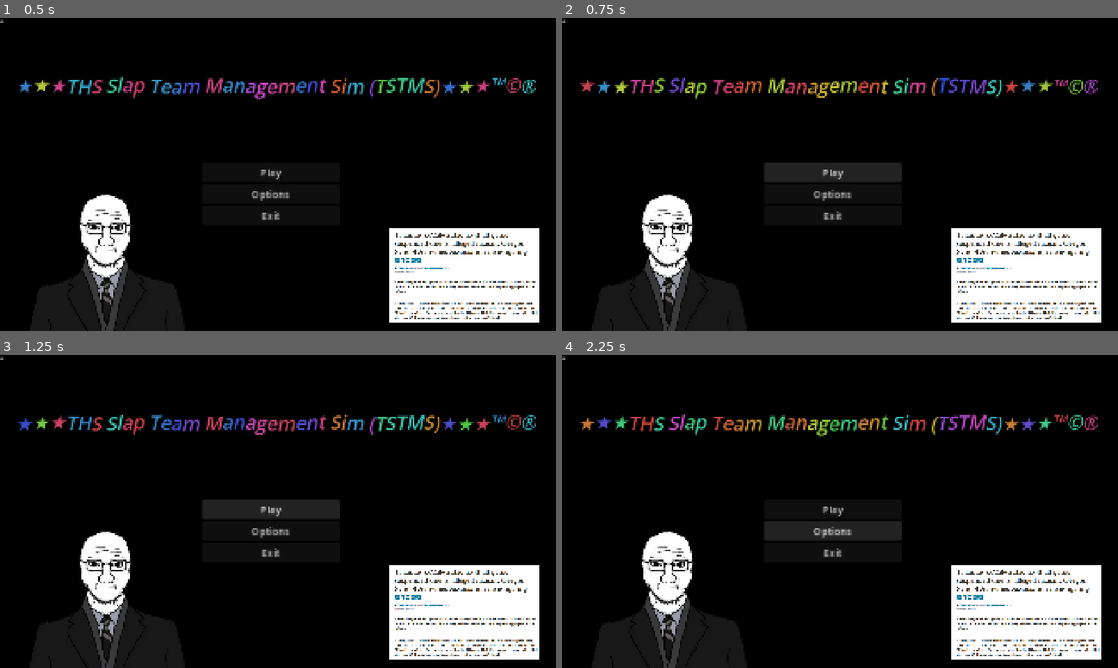
Above: before the commit, frames 1-4 (two rows, left to right).
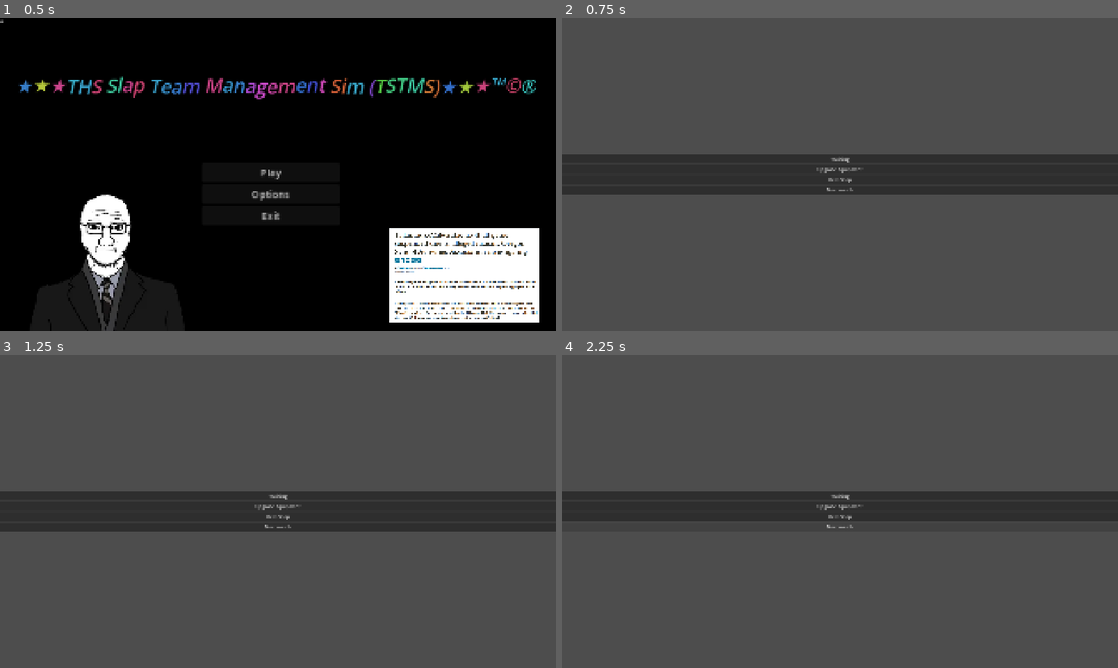
Above: after the commit, the same moments.

Repository: csia-rn/fbla-godot-game
Game: Godot game, scene res://Scenes/main_menu.tscn
Same seed, same stepped clock (60 frames per second), same inputs: the game is played once before the commit and once after it.
Inputs (mouse positions are in pixels of both pictures, inside the frame that each line leads up to):
- Up to frame 1 (0.5 s): no input
- Up to frame 2 (0.75 s): click "Play" at 0.5 s
- Up to frame 3 (1.25 s): no input
- Up to frame 4 (2.25 s): click (834, 508) at 1.25 s, where only the run before the commit has a clickable "Play"; click (840, 527) at 2 s, where only the run after the commit has a clickable "Next match"

Frame 1 is identical in both runs. In frame 2, 98% of the frame differs, in the area x 0-100%, y 0-100%; in frame 3, 98%; in frame 4, 99%.

Commit message:
minor changes

Diff:
--- a/Scenes/main_menu.tscn
+++ b/Scenes/main_menu.tscn
@@ -1,5 +1,6 @@
 [gd_scene format=3 uid="uid://cmsha1ratyv0q"]
 
+[ext_resource type="Script" uid="uid://b8dfqwi7tw761" path="res://Scenes/play.gd" id="1_1ehe0"]
 [ext_resource type="Texture2D" uid="uid://cxtrfp2ujv7ss" path="res://Assets/front_facing_businessman_soyjak.png" id="1_48xlc"]
 [ext_resource type="Texture2D" uid="uid://bytkvibhq232p" path="res://Assets/Go Mooks.png" id="2_1ehe0"]
 
@@ -31,6 +32,7 @@
 layout_mode = 2
 text = "Play"
 icon_alignment = 1
+script = ExtResource("1_1ehe0")
 
 [node name="Options" type="Button" parent="VBoxContainer" unique_id=1298013910]
 layout_mode = 2
@@ -68,3 +70,5 @@
 position = Vector2(1605, 889.00006)
 scale = Vector2(0.63, 0.63)
 texture = ExtResource("2_1ehe0")
+
+[connection signal="pressed" from="VBoxContainer/Play" to="VBoxContainer/Play" method="_on_pressed"]
--- /dev/null
+++ b/Scenes/play.gd
@@ -0,0 +1,6 @@
+extends Button
+
+
+
+func _on_pressed() -> void:
+	get_tree().change_scene_to_file("res://Scenes/hub_menu.tscn")
--- /dev/null
+++ b/Scenes/training_menu.tscn
@@ -0,0 +1,3 @@
+[gd_scene format=3 uid="uid://dxe7k2klkpr24"]
+
+[node name="Node2D" type="Node2D" unique_id=1130594256]
Not shown, added: Scenes/play.gd.uid
